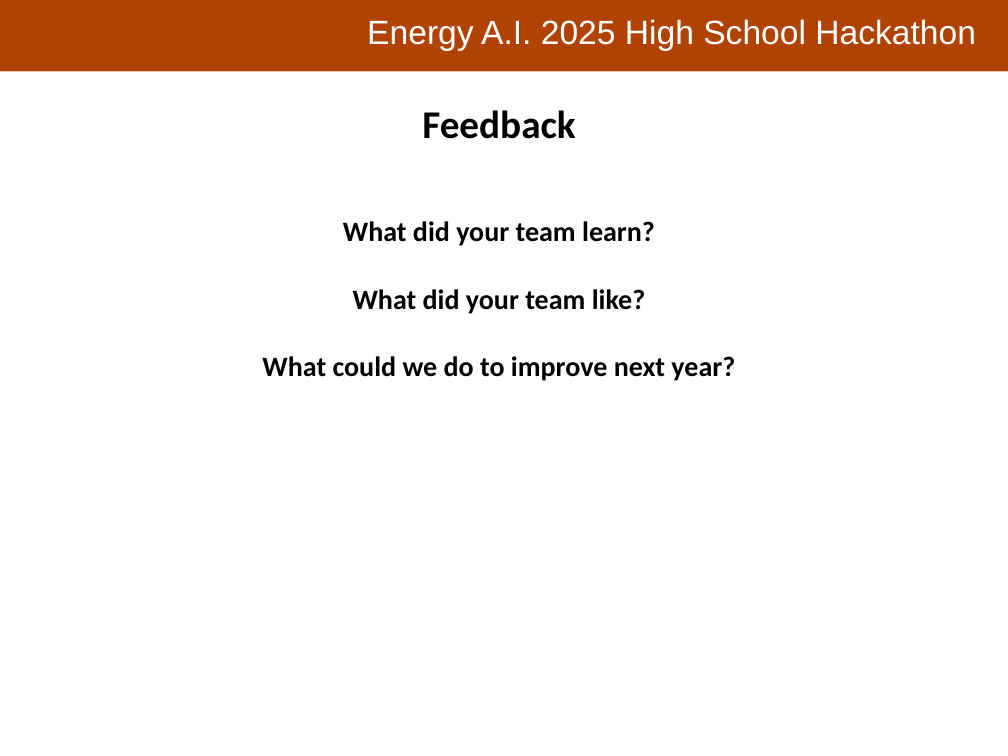
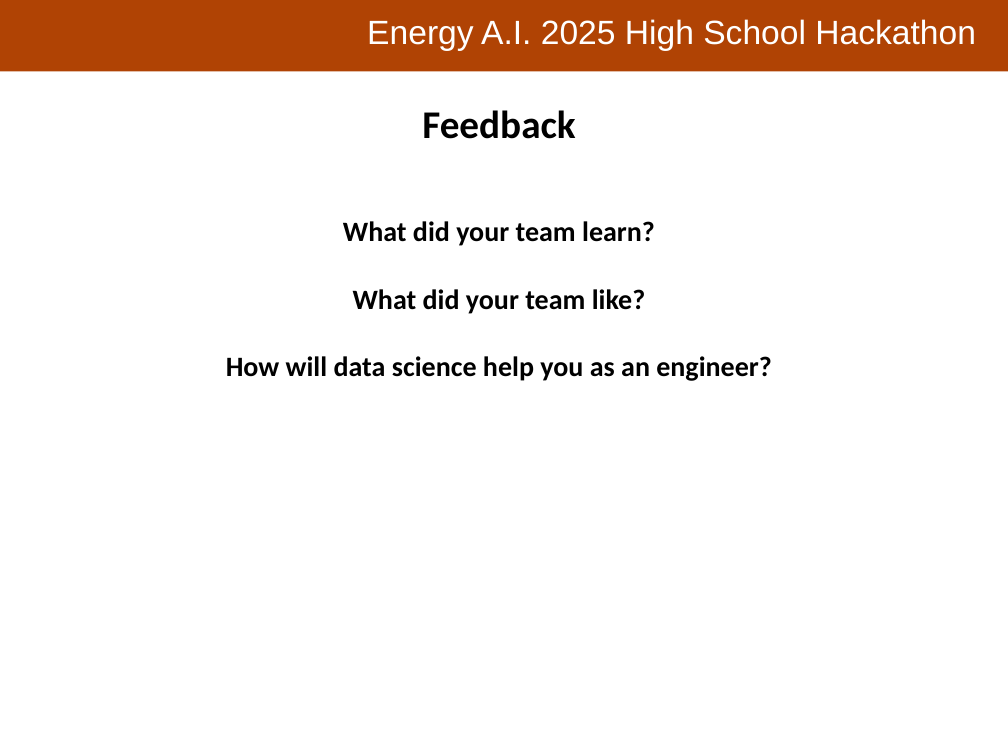
Before and after one commit to PGEHackathon/MITE, a slide deck: slide 7 of resources/Hackathon_PresentationTemplate.pptx (slide 6 before the commit). Drawn at 1008x756 pixels with LibreOffice and Linux fonts; fonts in the diff are those of the drawing; background and template pictures are left out. Boxes give left, top, right and bottom in pixels: in the first picture for what was removed or moved away, otherwise in the second. Text is boxed around its words. In the diff, an @@ line names an element or a change of style, - is before the commit and + after.

```diff
--- a/resources/Hackathon_PresentationTemplate.pptx
+++ b/resources/Hackathon_PresentationTemplate.pptx
@@ text at (226,356,772,381): text changed @@
-What could we do to improve next year?
+How will data science help you as an engineer?
```
Also in this commit, not shown: 3 other slides changed, 1 slide added.
